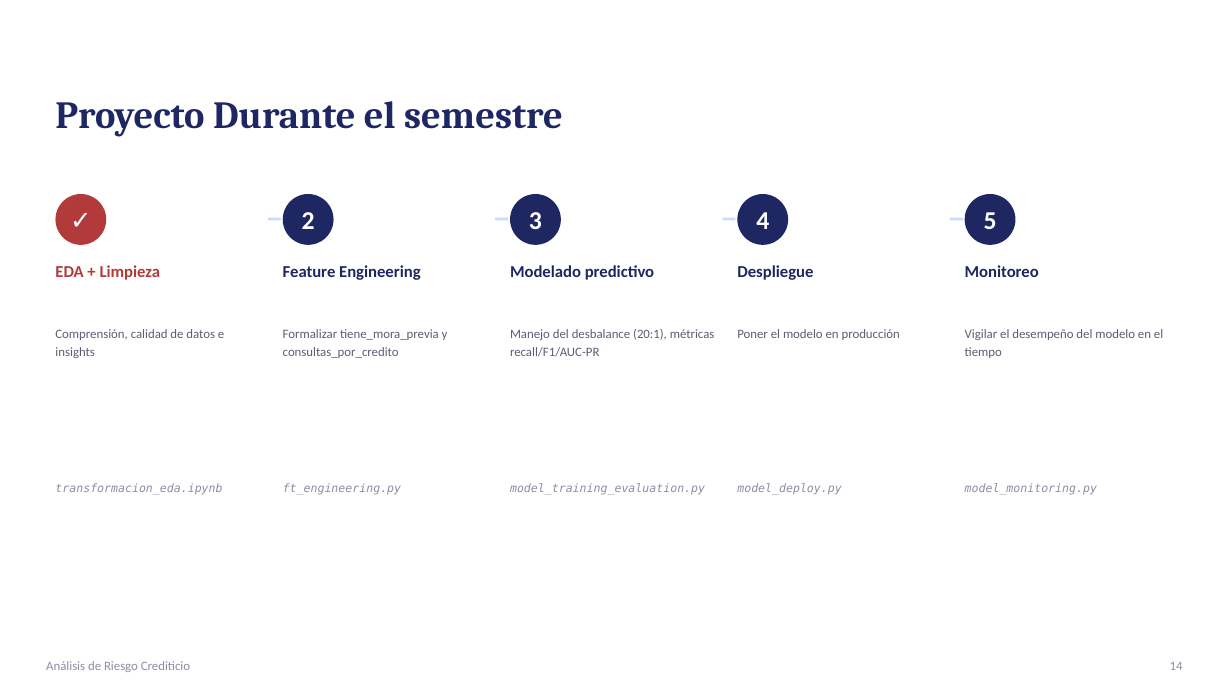
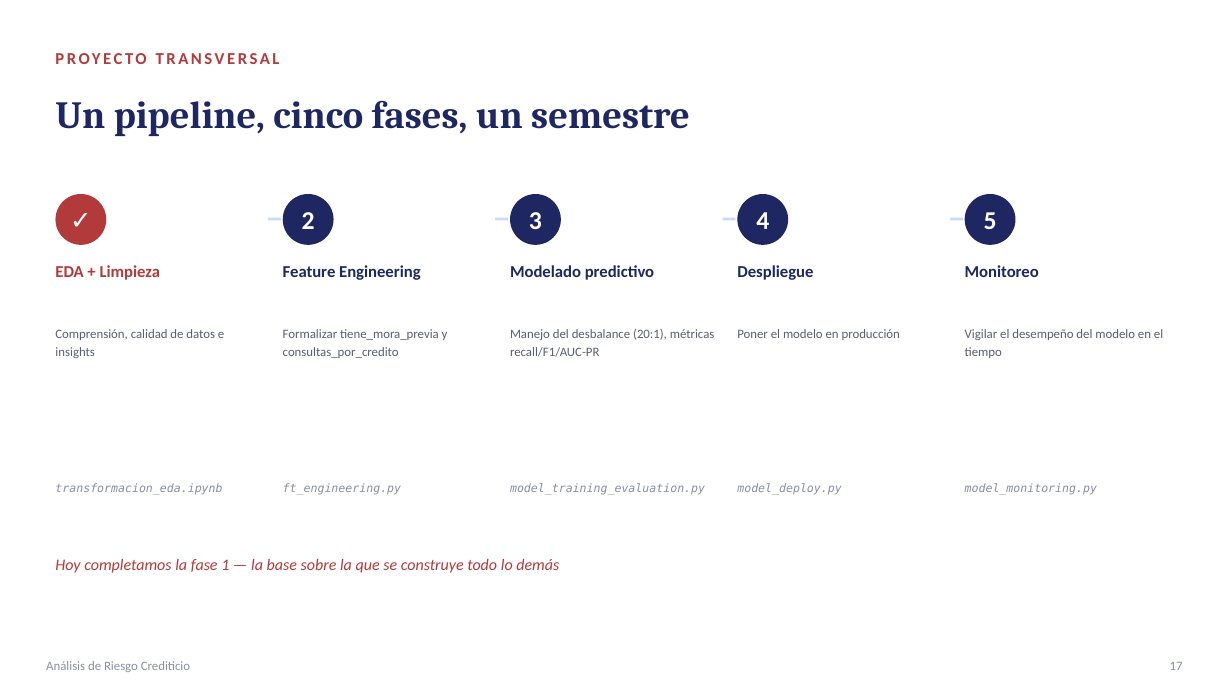
Before and after one commit to papiarcacamilo/MLOPS_CURSE, a slide deck: slide 17 of PRESENTACION.pptx (slide 14 before the commit). Drawn at 1232x693 pixels with LibreOffice and Linux fonts; fonts in the diff are those of the drawing. Boxes give left, top, right and bottom in pixels: in the first picture for what was removed or moved away, otherwise in the second. Text is boxed around its words. In the diff, an @@ line names an element or a change of style, - is before the commit and + after.

```diff
--- a/PRESENTACION.pptx
+++ b/PRESENTACION.pptx
@@ text added at bbox=[156, 53, 280, 64], 13 pt, text #B33A3A, bold @@
+PROYECTO TRANSVERSAL
@@ text at bbox=[55, 100, 690, 136]: text changed @@
-Proyecto Durante el semestre
+Un pipeline, cinco fases, un semestre
@@ text added at bbox=[55, 559, 559, 573], 12.5 pt, text #B33A3A, italic @@
+Hoy completamos la fase 1 — la base sobre la que se construye todo lo demás
@@ text at bbox=[1170, 662, 1183, 670]: text changed @@
-14
+17
```
Also in this commit, not shown: 11 other slides changed, 4 slides added, 1 slide removed, 4 other files.
